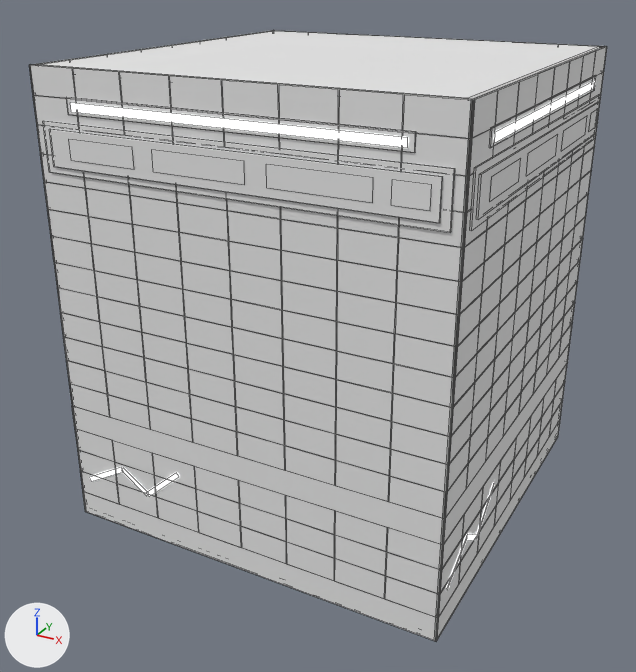
An edit to the FBX model Assets/_Game/Resources/Art/Environment/subway/wall_a.fbx, drawn before and after from the same camera.
Before and after are seen from a 50 mm lens placed at (3.9, -7.57, 5.39), pointed at (-0.1, -0.3, 1.76). The lights are fixed; the arrows at lower left show +X, +Y and +Z. The picture after the commit comes second. Mesh edges are drawn as thin lines. Where no turn or scale is listed for an object, it has been applied to the vertices. Vertices at exactly the same position are counted once.

Names of what the first picture shows: 'wall_a'.
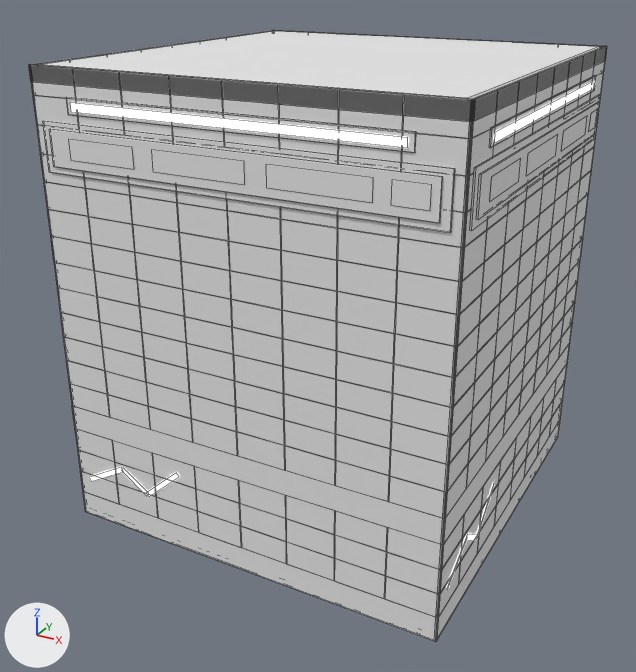
Pixel boxes (x1, y1, x2, y2) of what changed, in the pictures (636 x 672 px):
```json
{"part": 1, "of": "me_wall_a", "change": "added", "after": [29, 30, 607, 122]}
```

Scene script edits in JSON lines:
```json
{"block": "me_wall_a", "where": "# used by ob_wall_a; location = (0.0, 0.0, 0.0)"}
{"op": "remove", "block": "me_wall_a", "code": "me_wall_a.from_pydata(...)  # 2336 vertices, 646 faces; spans x -2.0..2.0, y -2.0..2.0, z 0.0..4.5"}
{"op": "add", "block": "me_wall_a", "code": "me_wall_a.from_pydata(...)  # 2352 vertices, 666 faces; spans x -2.0..2.0, y -2.0..2.0, z 0.0..4.5"}
{"block": "me_wall_a", "change": "me_wall_a part 1"}
{"block": "me_wall_a", "change": "8 vertices are added at x -1.97..1.97, y -1.97..1.97, z 4.36..4.5"}
{"block": "me_wall_a", "change": "8 new vertices lie (0.0, 0.0, -0.14) away from vertices in x -1.97..1.97, y -1.97..1.97, z 4.5"}
{"block": "me_wall_a", "change": "20 new faces join them, mat_m_toon (white #e7e7e7)"}
```
